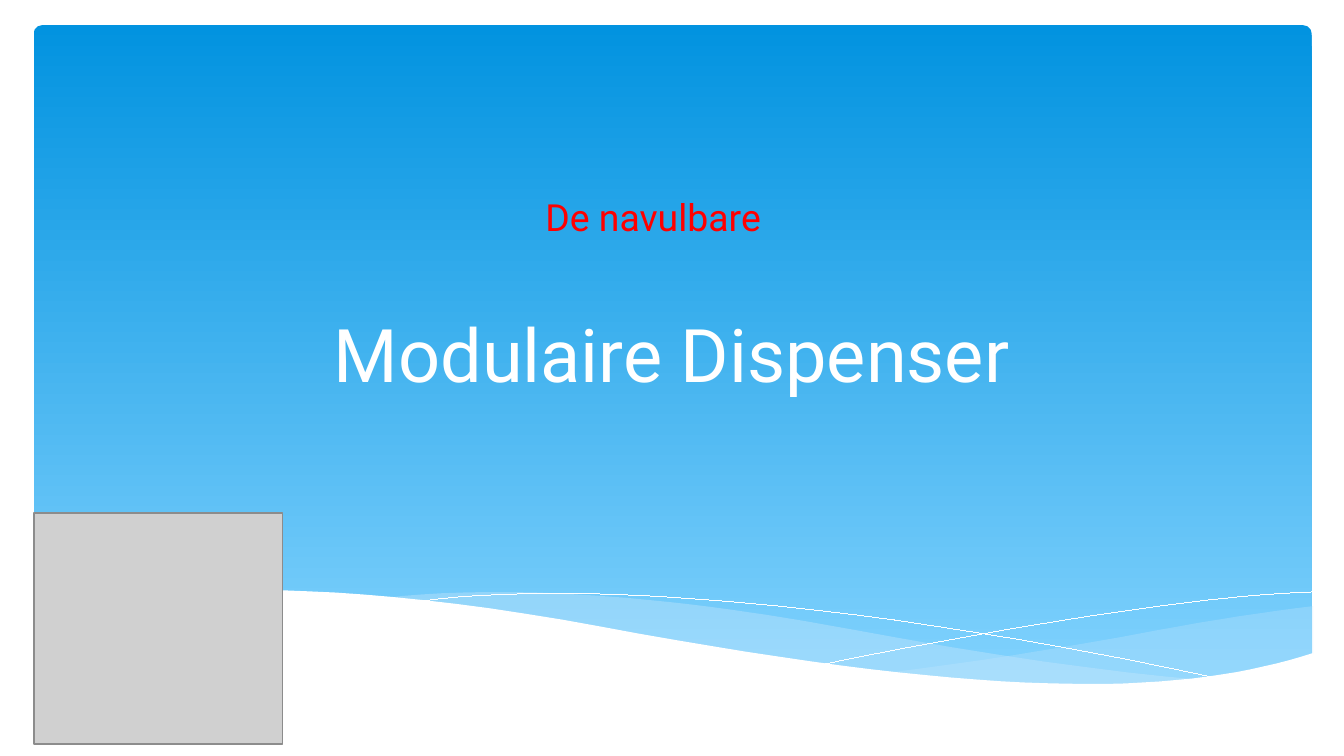
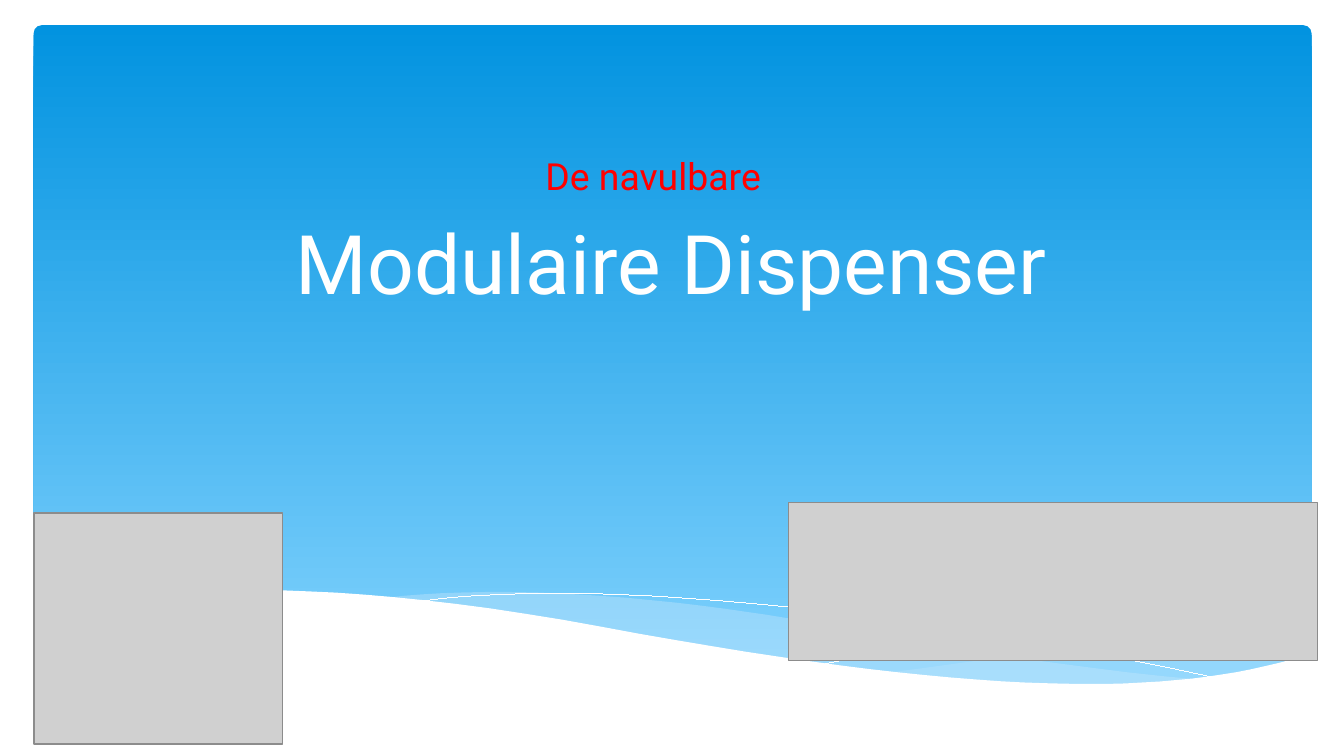
Before and after one commit to BM4GIT/PA-competitie, a slide deck: slide 1 of 2018-2019/Modulaire Dispenser/Documenten/Presentatie.pptx. Drawn at 1344x756 pixels with LibreOffice and Linux fonts; fonts in the diff are those of the drawing; grey boxes stand for pictures. Boxes give left, top, right and bottom in pixels: in the first picture for what was removed or moved away, otherwise in the second. Text is boxed around its words. In the diff, an @@ line names an element or a change of style, - is before the commit and + after.

```diff
--- a/2018-2019/Modulaire Dispenser/Documenten/Presentatie.pptx
+++ b/2018-2019/Modulaire Dispenser/Documenten/Presentatie.pptx
@@ text "Modulaire Dispenser": place and size @@
-text "Modulaire Dispenser" at box(334, 326, 1009, 397)
+text "Modulaire Dispenser" at box(296, 232, 1046, 311)
@@ text "Modulaire Dispenser" at box(296, 232, 1046, 311): size 39.6 to 44 pt @@
@@ text "De navulbare": place and size @@
-text "De navulbare" at box(545, 203, 761, 232)
+text "De navulbare" at box(545, 162, 761, 191)
@@ freeform shape added at box(31, 185, 1313, 332), fill #FFFFFF @@
@@ freeform shape added at box(384, 187, 1199, 281), fill #C6E7FC at 40% opacity @@
@@ freeform shape added at box(415, 188, 1219, 273), outline #FFFFFF 0.75 pt @@
@@ freeform shape added at box(824, 187, 1310, 258), outline #FFFFFF 0.75 pt @@
@@ freeform shape added at box(888, 202, 1312, 281), fill #C6E7FC at 29% opacity @@
@@ picture added at box(789, 503, 1318, 661) @@
@@ outline redrawn in 3 elements at box(890, 606, 1313, 685), box(386, 593, 1202, 687), box(31, 590, 1313, 737) @@
@@ freeform shape at box(417, 594, 1222, 680): outline #FFFFFF 0 pt to #FFFFFF 0.75 pt @@
@@ freeform shape at box(825, 591, 1312, 663): outline #FFFFFF 0 pt to #FFFFFF 0.75 pt @@
```
Also in this commit, not shown: 6 other slides changed, 51 other files.
